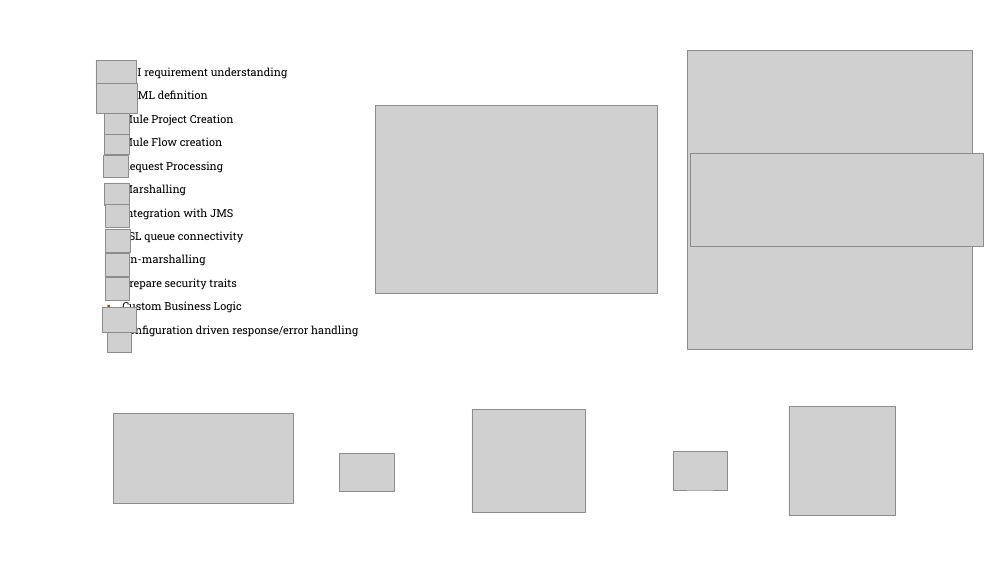
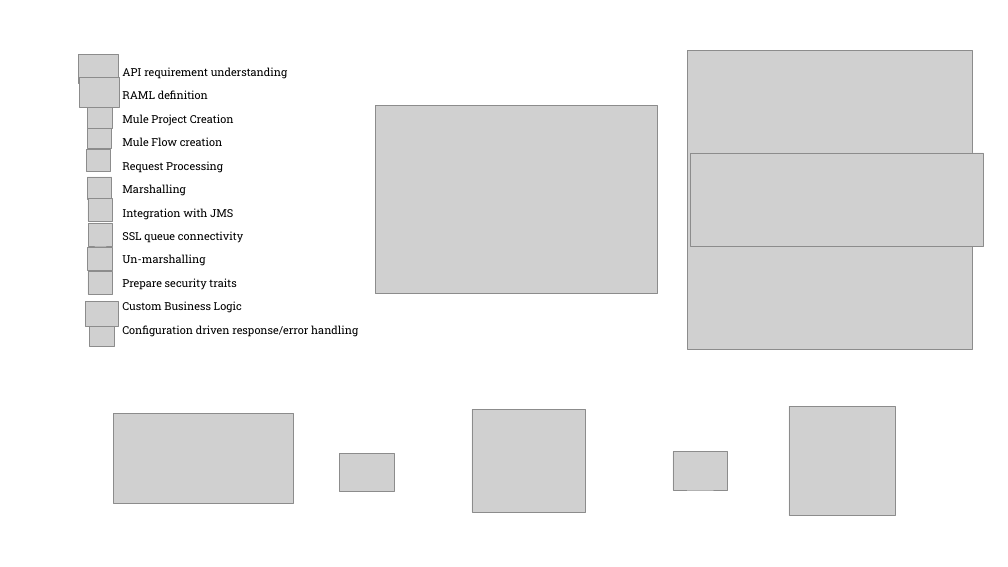
Before and after one commit to atambe/HSBC-code-camp, a slide deck: slide 2 of codecamp_ppt/API Template.pptx. Drawn at 1008x567 pixels with LibreOffice and Linux fonts; fonts in the diff are those of the drawing; grey boxes stand for pictures; background and template pictures are left out. Boxes give left, top, right and bottom in pixels: in the first picture for what was removed or moved away, otherwise in the second. Text is boxed around its words. In the diff, an @@ line names an element or a change of style, - is before the commit and + after.

Commit message:
Updated PPT

```diff
--- a/codecamp_ppt/API Template.pptx
+++ b/codecamp_ppt/API Template.pptx
@@ 8 pictures: place and size @@
-8 pictures at bbox=[96, 60, 136, 353]
+8 pictures at bbox=[79, 54, 119, 347]
@@ 4 pictures: place and size @@
-4 pictures at bbox=[97, 83, 137, 333]
+4 pictures at bbox=[79, 77, 119, 327]
```
